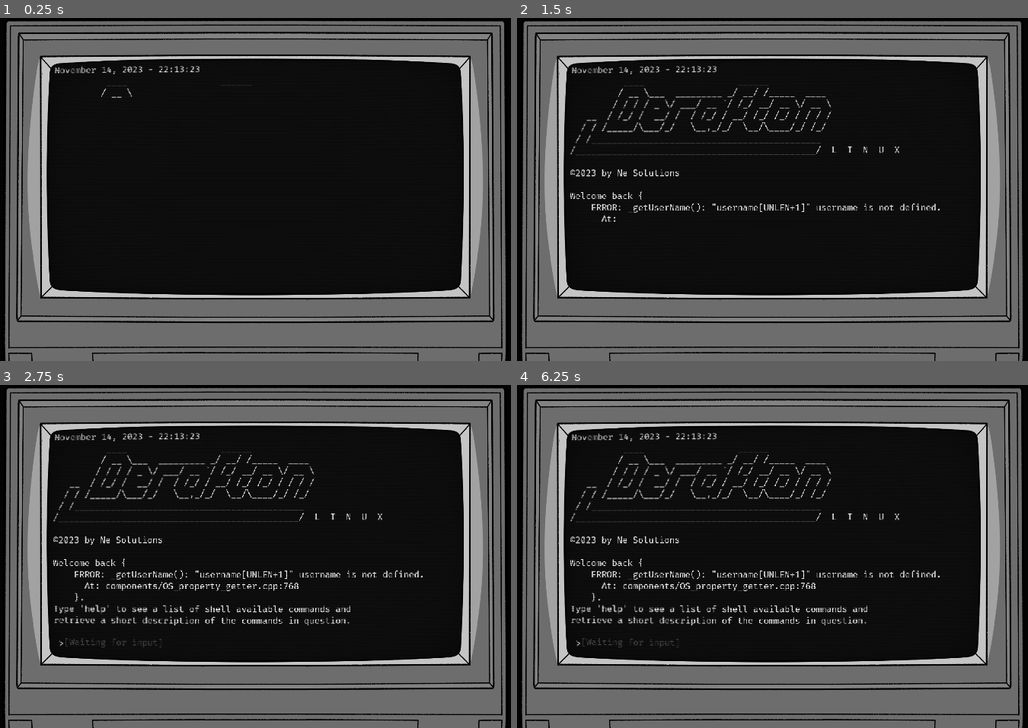
Above: before the commit, frames 1-4 (two rows, left to right).
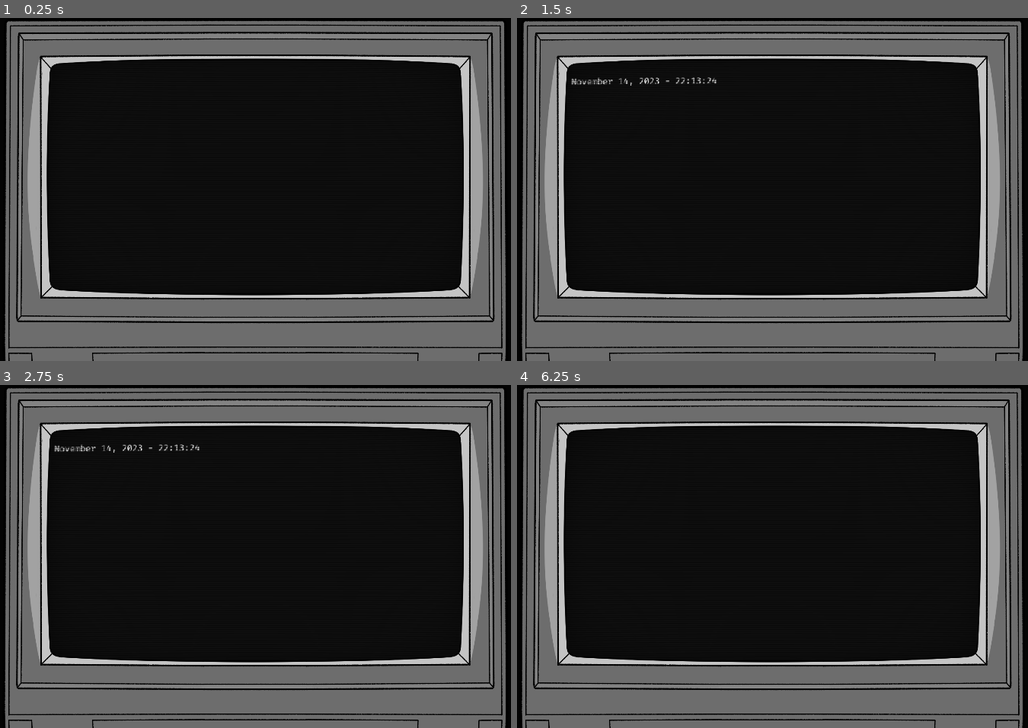
Above: after the commit, the same moments.

Repository: polterskn/godot-terminal-clone
Game: Godot game, scene res://scenes/terminal/terminal.tscn
Same seed, same stepped clock (60 frames per second), same inputs: the game is played once before the commit and once after it. The project has no main scene, so this scene is started directly.
Inputs:
- Up to frame 1 (0.25 s): no input
- Up to frame 2 (1.5 s): hold Right (ui_right) 0.53-1.28 s; hold Down (ui_down) from 1.28 s (still down)
- Up to frame 3 (2.75 s): release Down (ui_down) at 2.03 s; hold Right (ui_right) from 2.03 s (still down)
- Up to frame 4 (6.25 s): tap Enter at 2.75, 4.25, 5.75 s; release Right (ui_right) at 2.78 s; hold Up (ui_up) 2.78-3.53 s; tap Space at 3.5, 5 s; hold Left (ui_left) 3.53-5.03 s; hold Down (ui_down) 5.03-5.78 s; hold Right (ui_right) from 5.78 s (still down)

The runs differ from the first frame. In frame 1, 0.3% of the frame differs, in the area x 10-50%, y 13-24%; in frame 2, 2.1%; in frame 3, 3.4%, in the area x 10-83%, y 13-77%; in frame 4, 3.1%.

Commit message:
Added sfx & bgm to terminal

Diff:
--- /dev/null
+++ b/default_bus_layout.tres
@@ -0,0 +1,15 @@
+[gd_resource type="AudioBusLayout" format=2]
+
+[resource]
+bus/1/name = "sfx"
+bus/1/solo = false
+bus/1/mute = false
+bus/1/bypass_fx = false
+bus/1/volume_db = 0.0
+bus/1/send = "Master"
+bus/2/name = "bgm"
+bus/2/solo = false
+bus/2/mute = false
+bus/2/bypass_fx = false
+bus/2/volume_db = 0.0
+bus/2/send = "Master"
--- a/scenes/terminal/console.tscn
+++ b/scenes/terminal/console.tscn
@@ -43,6 +43,7 @@
 custom_styles/normal = ExtResource( 2 )
 custom_fonts/normal_font = ExtResource( 1 )
 bbcode_enabled = true
+scroll_following = true
 selection_enabled = true
 __meta__ = {
 "_edit_use_anchors_": false
@@ -61,16 +62,19 @@
 
 [node name="console__input" type="LineEdit" parent="Console/Input"]
 anchor_left = 0.025
-anchor_right = 1.0
+anchor_top = -0.064
+anchor_right = 0.733
 anchor_bottom = 1.0
 margin_left = 0.200001
-margin_right = -24.0
+margin_top = 4.61824
+margin_right = 0.823975
 margin_bottom = -0.159973
 custom_styles/read_only = ExtResource( 2 )
 custom_styles/focus = ExtResource( 2 )
 custom_styles/normal = ExtResource( 2 )
 custom_fonts/font = ExtResource( 1 )
 max_length = 50
+expand_to_text_length = true
 context_menu_enabled = false
 placeholder_alpha = 0.3
 __meta__ = {
@@ -105,5 +109,6 @@
 __meta__ = {
 "_edit_use_anchors_": false
 }
+[connection signal="text_changed" from="Console/Input/console__input" to="." method="_on_console__input_text_changed"]
 [connection signal="text_entered" from="Console/Input/console__input" to="." method="_on_console__input_text_entered"]
 [connection signal="tween_completed" from="anim" to="." method="_on_anim_tween_completed"]
--- a/scripts/singletons/global.gd
+++ b/scripts/singletons/global.gd
@@ -4,9 +4,32 @@
 
 var current_lang
 
+var sfx = AudioStreamPlayer.new()
+var bgm = AudioStreamPlayer.new()
+
 
 func _ready():
 	current_lang = get_language()
+	init_sound()
+
+
+func init_sound():
+	self.add_child(sfx)
+	self.add_child(bgm)
+	sfx.bus = 'sfx'
+	bgm.bus = 'bgm'
+
+
+func play_sound(file, bus):
+	match bus:
+		'sfx':
+			global.sfx.stream = file
+			global.sfx.stream.loop = false
+			global.sfx.play()
+		'bgm':
+			global.bgm.stream = file
+			global.bgm.stream.loop = true
+			global.bgm.play()
 
 
 func jsonify(file):
--- a/scripts/terminal/main.gd
+++ b/scripts/terminal/main.gd
@@ -74,16 +74,20 @@
 	var br = '\n\n'
 	var initialText = []
 
-	initialText.insert(0, transformDate() + '\n')
-	initialText.insert(1, global.load_file('res://media/txt/greet.txt') + br)
-	initialText.insert(2, '©' + String(OS.get_datetime().year) + ' by Ne Solutions' + br)
-	initialText.insert(3, global.get_file_lang('res://media/json/langs/terminal/intro.json'))
+	initialText.insert(0, global.load_file('res://media/txt/greet.txt') + br)
+	initialText.insert(1, '©' + String(OS.get_datetime().year) + ' by Ne Solutions' + br)
+	initialText.insert(2, global.get_file_lang('res://media/json/langs/terminal/intro.json'))
+
+	global.play_sound(preload("res://media/ogg/terminal/boot.ogg"), 'sfx')
+	yield(get_tree().create_timer(1), "timeout")
+	addToConsoleLog(2, transformDate() + '\n')
+	yield(get_tree().create_timer(5), "timeout")
+	global.play_sound(preload("res://media/ogg/terminal/fans.ogg"), 'bgm')
 
 	for i in initialText:
 		consoleLog.bbcode_text += i
 
-	consoleLog.scroll_following = false
-	printLog(initialText, 2) #8
+	printLog(initialText, 4)
 	addToConsoleLog(2, currentDir.location, br)
 
 # Gets datetime from OS and returns the full date as string.
@@ -201,7 +205,6 @@
 # Signals.
 func _on_anim_tween_completed(_object, _key):
 	finished = true
-	consoleLog.scroll_following = true
 
 
 func _on_console__input_text_entered(new_text):
@@ -209,3 +212,8 @@
 		addToConsoleLog(1, new_text, '\n\n')
 		validateCommand(new_text)
 		addToHistory(new_text)
+		global.play_sound(preload("res://media/ogg/terminal/beep.ogg"), 'sfx')
+
+
+func _on_console__input_text_changed(_new_text):
+	global.play_sound(preload("res://media/ogg/terminal/keys.ogg"), 'sfx')
Not shown, added: media/ogg/terminal/beep.ogg
Not shown, added: media/ogg/terminal/boot.ogg
Not shown, added: media/ogg/terminal/fans.ogg
Not shown, added: media/ogg/terminal/keys.ogg
Not shown, added: media/ogg/terminal/load.ogg
